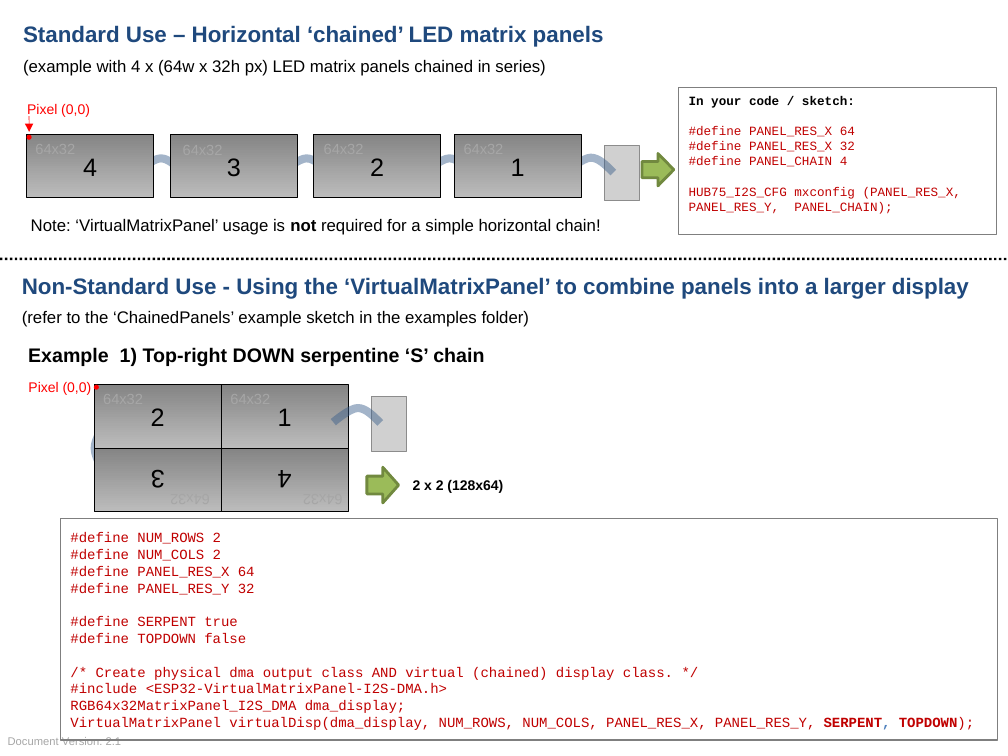
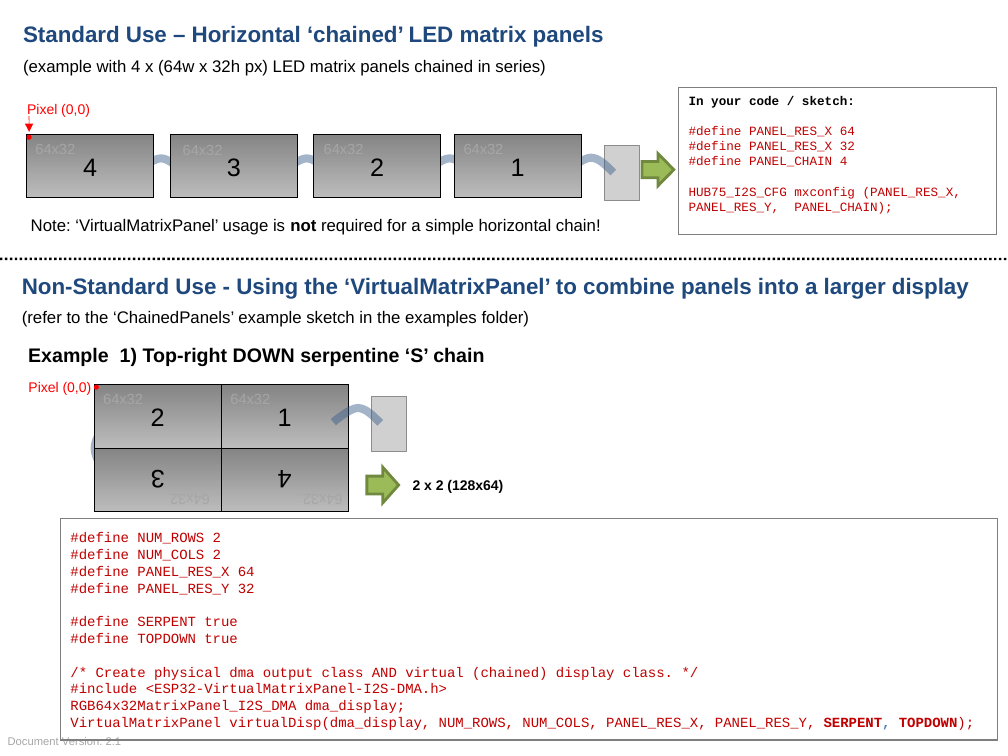
Before and after one commit to mrcodetastic/ESP32-HUB75-MatrixPanel-DMA, a slide deck: slide 1 of examples/ChainedPanels/VirtualMatrixPanel.odp. Drawn at 1008x756 pixels with LibreOffice and Linux fonts; fonts in the diff are those of the drawing; grey boxes stand for pictures. Boxes give left, top, right and bottom in pixels: in the first picture for what was removed or moved away, otherwise in the second. Text is boxed around its words. In the diff, an @@ line names an element or a change of style, - is before the commit and + after.

```diff
--- a/examples/ChainedPanels/VirtualMatrixPanel.odp
+++ b/examples/ChainedPanels/VirtualMatrixPanel.odp
@@ text in freeform shape at box(70, 633, 238, 643): text changed @@
-#define TOPDOWN false
+#define TOPDOWN true
```
Also in this commit, not shown: 2 other slides changed, 1 other file.
